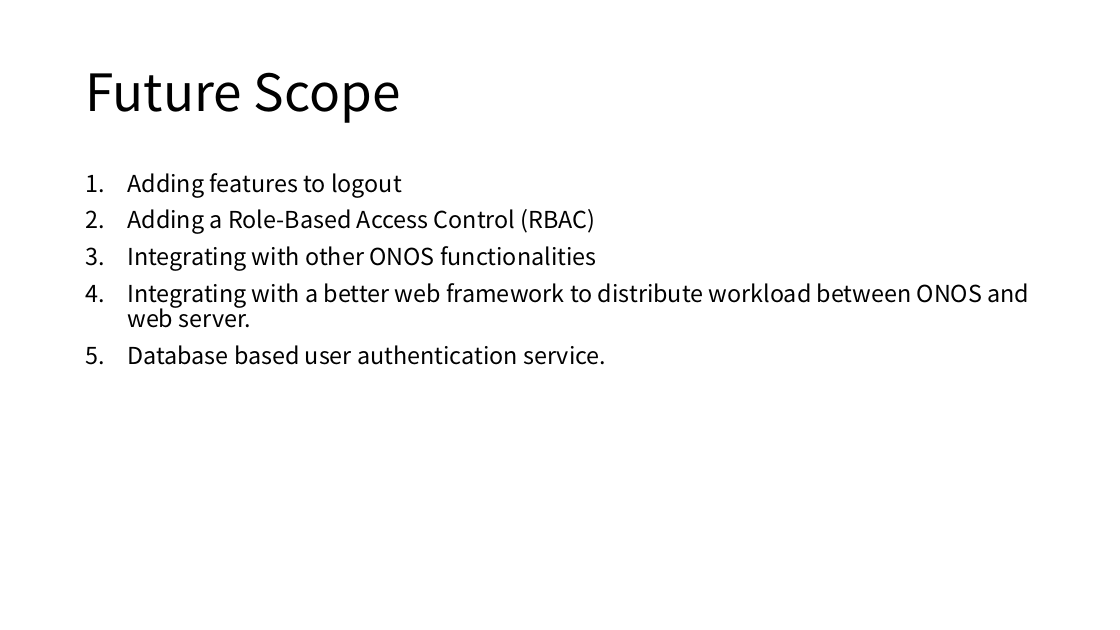
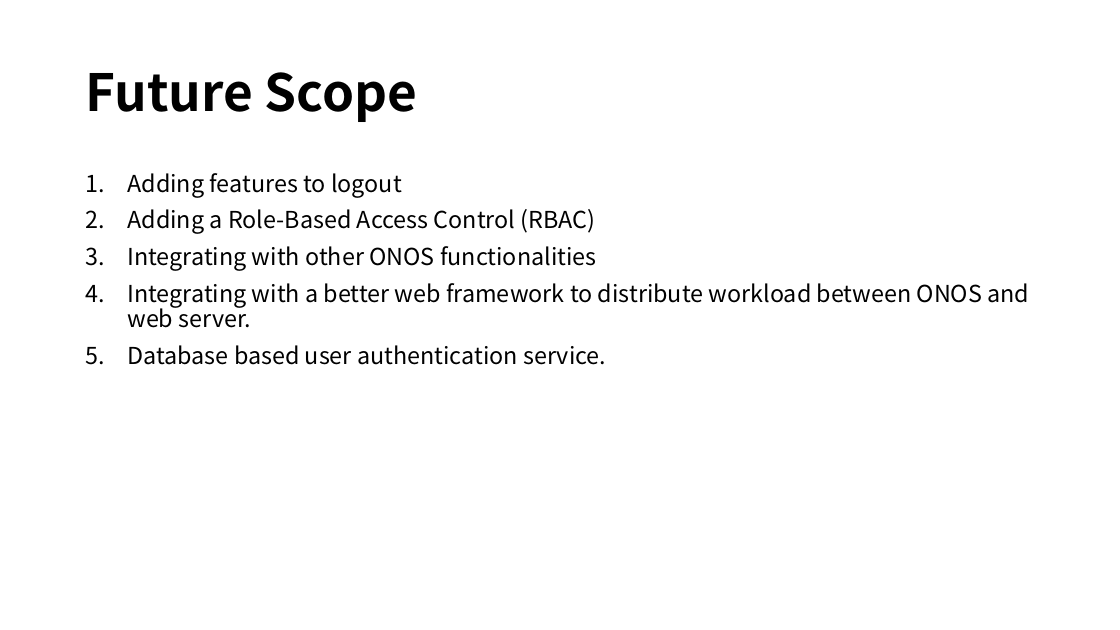
Before and after one commit to adoprox/SDN, a slide deck: slide 15 of 34359 – Software Defined Networking (SDN).pptx. Drawn at 1120x630 pixels with LibreOffice and Linux fonts; fonts in the diff are those of the drawing. Boxes give left, top, right and bottom in pixels: in the first picture for what was removed or moved away, otherwise in the second. Text is boxed around its words. In the diff, an @@ line names an element or a change of style, - is before the commit and + after.

```diff
--- a/34359 – Software Defined Networking (SDN).pptx
+++ b/34359 – Software Defined Networking (SDN).pptx
@@ title "Future Scope" at [85, 72, 418, 122]: bold on @@
```
Also in this commit, not shown: 11 other slides changed, 2 slides added, 1 slide removed.
